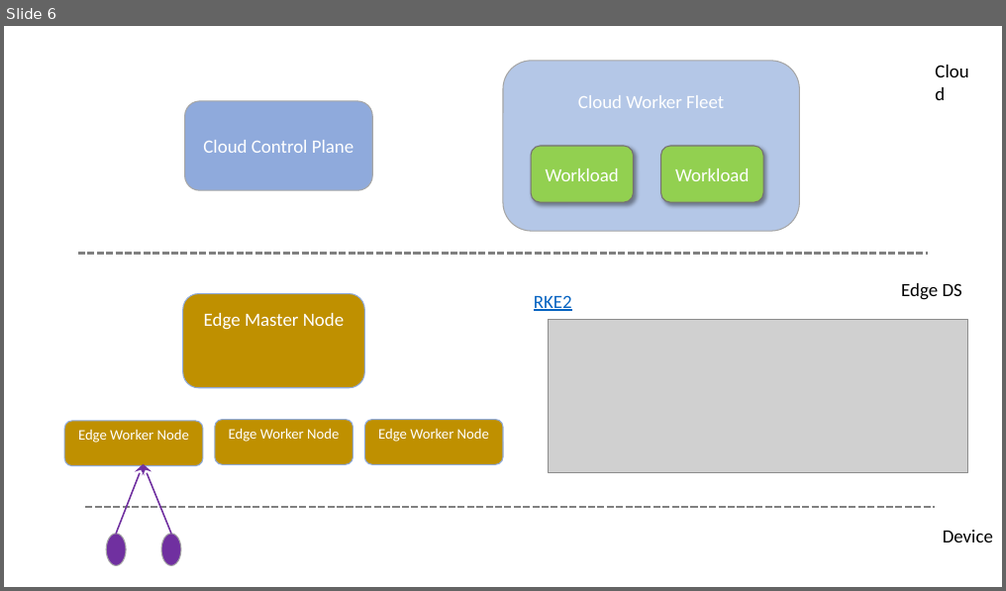
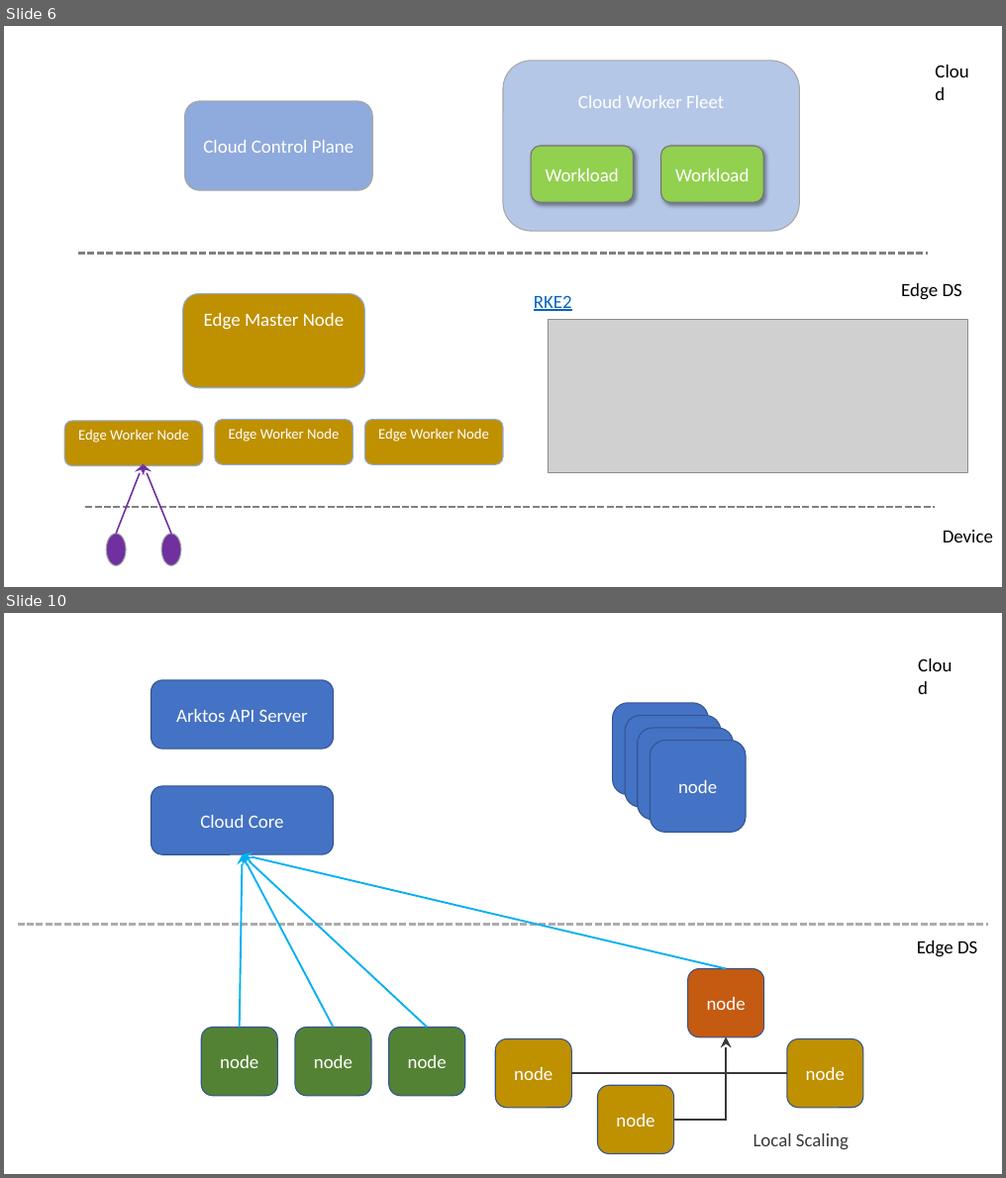
Before and after one commit to pdgetrf/ArktosEdge, a slide deck: slides/Vision.pptx. Shown one above the other, each under a label of ours: slide 6 before the commit, slides 6 and 10 after it; the slides between them are not shown. The pictures are 1006x591 and 1006x1178 pixels, drawn with LibreOffice and Linux fonts; fonts in the diff are those of the drawing; grey boxes stand for pictures. Boxes give left, top, right and bottom in pixels: in the first picture for what was removed or moved away, otherwise in the second. Text is boxed around its words. In the diff, an @@ line names an element or a change of style, - is before the commit and + after.

```diff
--- a/slides/Vision.pptx
+++ b/slides/Vision.pptx
@@ slide 10 added at [4,613,1002,1174], background #FFFFFF @@
@@ text added at [911,650,960,679], 18 pt, text #000000 @@
+Cloud
@@ rounded rectangle added at [151,680,333,750], fill #4472C4, outline #325491 1 pt, 18 pt, text #FFFFFF @@
+Arktos API Server
@@ rounded rectangle added at [613,703,709,795], fill #4472C4, outline #325491 1 pt @@
@@ rounded rectangle added at [626,716,721,808], fill #4472C4, outline #325491 1 pt @@
@@ rounded rectangle added at [638,728,734,820], fill #4472C4, outline #325491 1 pt, 18 pt, text #FFFFFF @@
+node
@@ rounded rectangle added at [650,741,746,833], fill #4472C4, outline #325491 1 pt, 18 pt, text #FFFFFF @@
+node
@@ rounded rectangle added at [151,786,333,855], fill #4472C4, outline #325491 1 pt, 18 pt, text #FFFFFF @@
+Cloud Core
@@ arrow added from (239, 1028) to (242, 855), #00B0F0 1.75 pt @@
@@ arrow added from (334, 1028) to (242, 855), #00B0F0 1.75 pt @@
@@ arrow added from (427, 1028) to (242, 855), #00B0F0 1.75 pt @@
@@ arrow added from (726, 969) to (242, 855), #00B0F0 1.75 pt @@
@@ line added from (18, 925) to (988, 925), #AFABAB 2.25 pt dashed @@
@@ text added at [917,941,977,958], 18 pt, text #000000 @@
+Edge DS
@@ rounded rectangle added at [687,969,764,1039], fill #C55A11, outline #325491 1 pt, 18 pt, text #FFFFFF @@
+node
@@ rounded rectangle added at [202,1028,278,1096], fill #548235, outline #325491 1 pt, 18 pt, text #FFFFFF @@
+node
@@ rounded rectangle added at [295,1028,371,1096], fill #548235, outline #325491 1 pt, 18 pt, text #FFFFFF @@
+node
@@ rounded rectangle added at [389,1028,465,1096], fill #548235, outline #325491 1 pt, 18 pt, text #FFFFFF @@
+node
@@ rounded rectangle added at [495,1039,571,1108], fill #BF9000, outline #325491 1 pt, 18 pt, text #FFFFFF @@
+node
@@ elbow arrow added from (571, 1073) to (726, 1038), #3B3838 1.75 pt @@
@@ elbow arrow added from (674, 1120) to (726, 1038), #3B3838 1.75 pt @@
@@ elbow arrow added from (787, 1073) to (726, 1038), #3B3838 1.75 pt @@
@@ rounded rectangle added at [787,1039,863,1108], fill #BF9000, outline #325491 1 pt, 18 pt, text #FFFFFF @@
+node
@@ rounded rectangle added at [598,1085,674,1155], fill #BF9000, outline #325491 1 pt, 18 pt, text #FFFFFF @@
+node
@@ text added at [753,1134,848,1151], 18 pt, text #3B3838 @@
+Local Scaling
```
Also in this commit, not shown: 10 other slides added.
